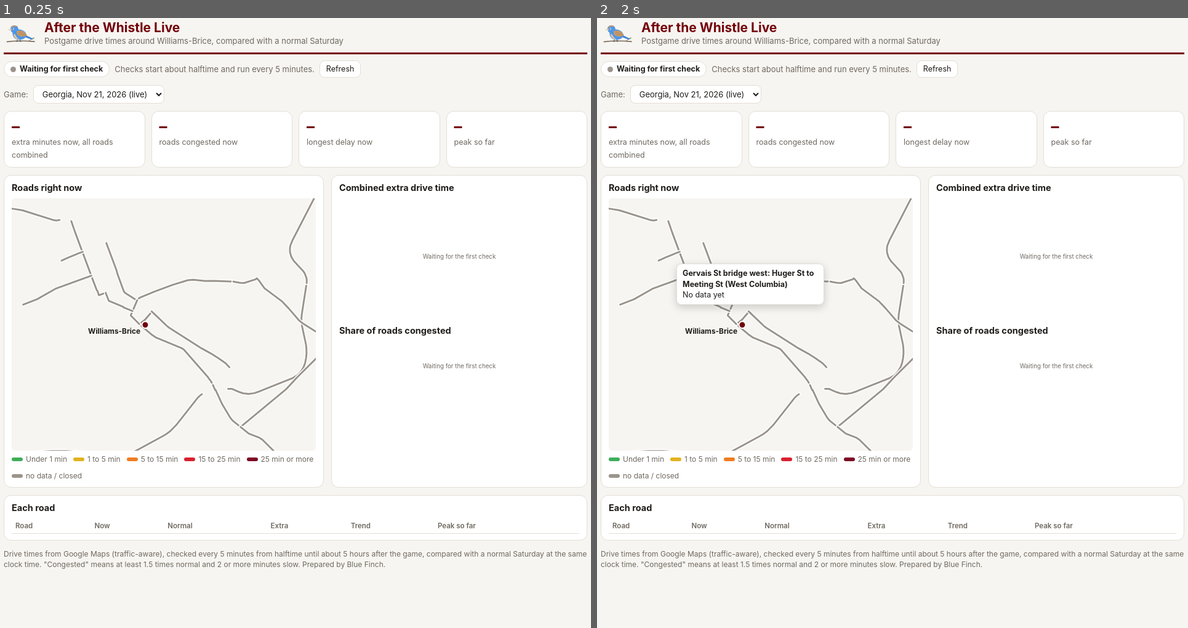
Above: before the commit, frames 1-2 (left to right).
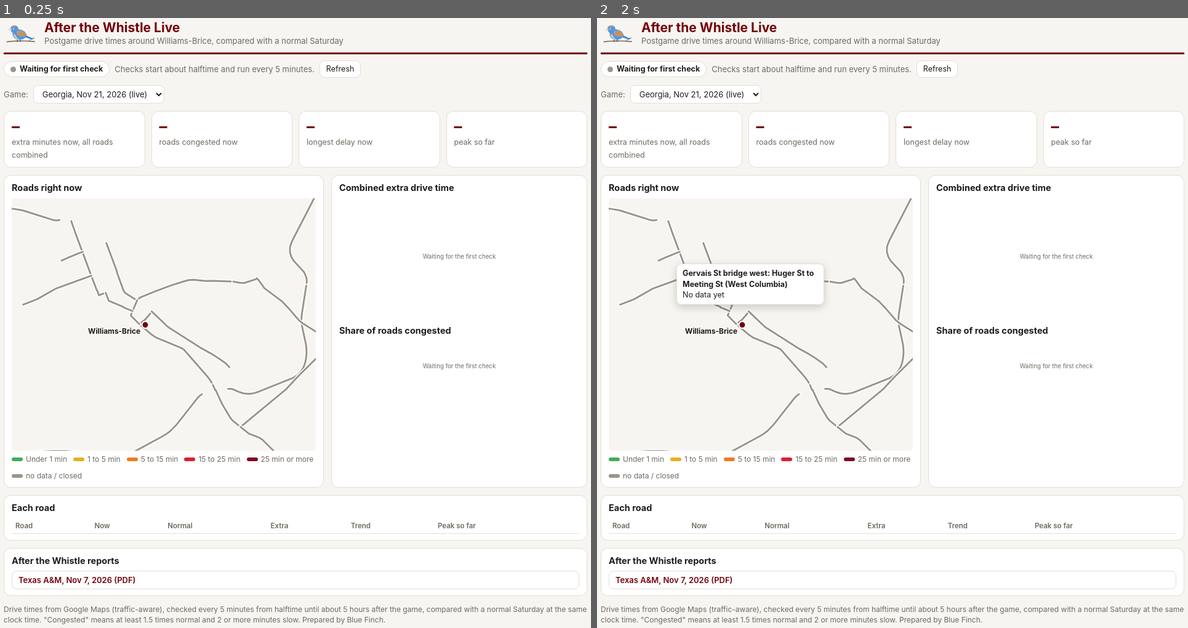
Above: after the commit, the same moments.

Repository: benjmauldin-blip/gameday-live
Game: browser game, page index.html
Two runs of this game, one before a commit and one after it. Both use one fixed random seed, a clock stepped at 60 frames per second and the inputs below.
Inputs (mouse positions are in pixels of both pictures, inside the frame that each line leads up to):
- Up to frame 1 (0.25 s): no input
- Up to frame 2 (2 s): move the mouse to (892, 365) at 1.07 s; click "Refresh" at 1.27 s; move the mouse to (774, 298) at 1.67 s; click (667, 255) at 1.87 s

The runs differ from the first frame. In frame 1, 1.9% of the frame differs, in the area x 0-100%, y 86-100%; in frame 2, 1.9%.

Commit message:
Always-visible report list
Co-Authored-By: Claude Opus 5.5 <noreply@anthropic.com>
Claude-Session: https://claude.ai/code/session_013AmgcGuZtZsLcLZGkK4KZL

Diff:
--- a/index.html
+++ b/index.html
@@ -113,6 +113,11 @@
     </table>
   </div>
 
+  <div class="card" id="reports" hidden style="margin-top:12px">
+    <h2>After the Whistle reports</h2>
+    <div id="replist" style="display:flex;flex-direction:column;gap:6px"></div>
+  </div>
+
   <p class="note" id="foot">Drive times from Google Maps (traffic-aware), checked every 5 minutes from halftime until a …(184 unchanged characters)…
 </div>
 <div class="tip" id="tip"></div>
@@ -146,6 +151,11 @@
     const d=new Date(g.date+'T12:00:00').toLocaleDateString('en-US',{month:'short',day:'numeric',year:'numeric'});
     return `<option value="${esc(g.id)}">${esc(g.title)}, ${d}</option>`;}).join('');
   sel.value=CURRENT;
+  const reps=GAMES.filter(g=>g.report), box=document.getElementById('reports');
+  box.hidden=!reps.length;
+  document.getElementById('replist').innerHTML=reps.map(g=>{
+    const d=new Date(g.date+'T12:00:00').toLocaleDateString('en-US',{month:'short',day:'numeric',year:'numeric'});
+    return `<a class="btn" href="${esc(g.report)}" download="${esc(g.report_name||'')}">${esc(g.title)}, ${d} (PDF)</a>`;}).join('');
 }
 async function load(){
   if(CURRENT!=='live'){
